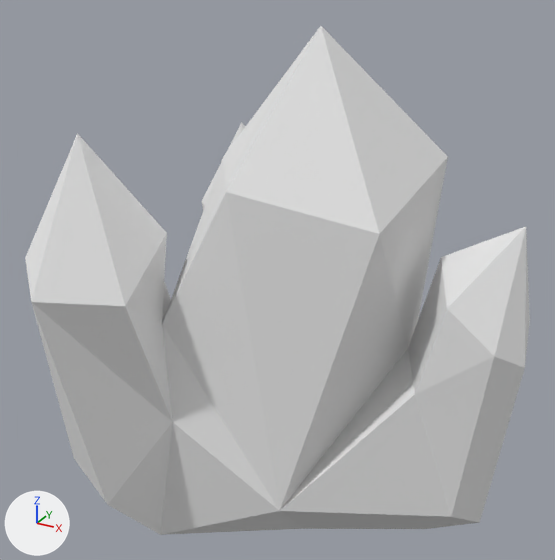
One commit to the OBJ model src/main/resources/assets/arsmagica2/models/block/crystal.obj: the scene before it, then after it.
Rendered twice from a 50 mm lens placed at (0.0558, -0.1166, 0.1115), pointed at (-0.0038, -0.0082, 0.0573). Arrows for +X, +Y and +Z are at lower left; the lights stay in place. Where no turn or scale is listed for an object, it has been applied to the vertices.

Names of what the first picture shows: 'crystal'.
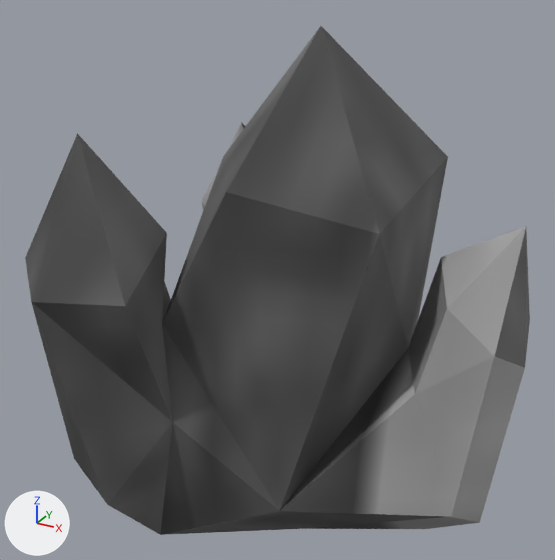
The edits, one by one:
Picture 'essenceCrystal' (img_essencecrystal) is new.
Material 'Colored' (mat_colored) is new.
Its texture is img_essencecrystal.
Its roughness is 0.693.
me_crystal has 59 vertices, 115 faces and spans x -0.0339..0.0395, y -0.0454..0.029, z 0.0001..0.0998.
me_crystal no longer uses material mat_crystal (white #e7e7e7).
me_crystal now uses material mat_colored (picture img_essencecrystal).

Boxes (x1, y1, x2, y2) around the edits, measured in the pictures (555 x 560 px):
'crystal', recoloured
    both: (25, 26, 530, 535)
